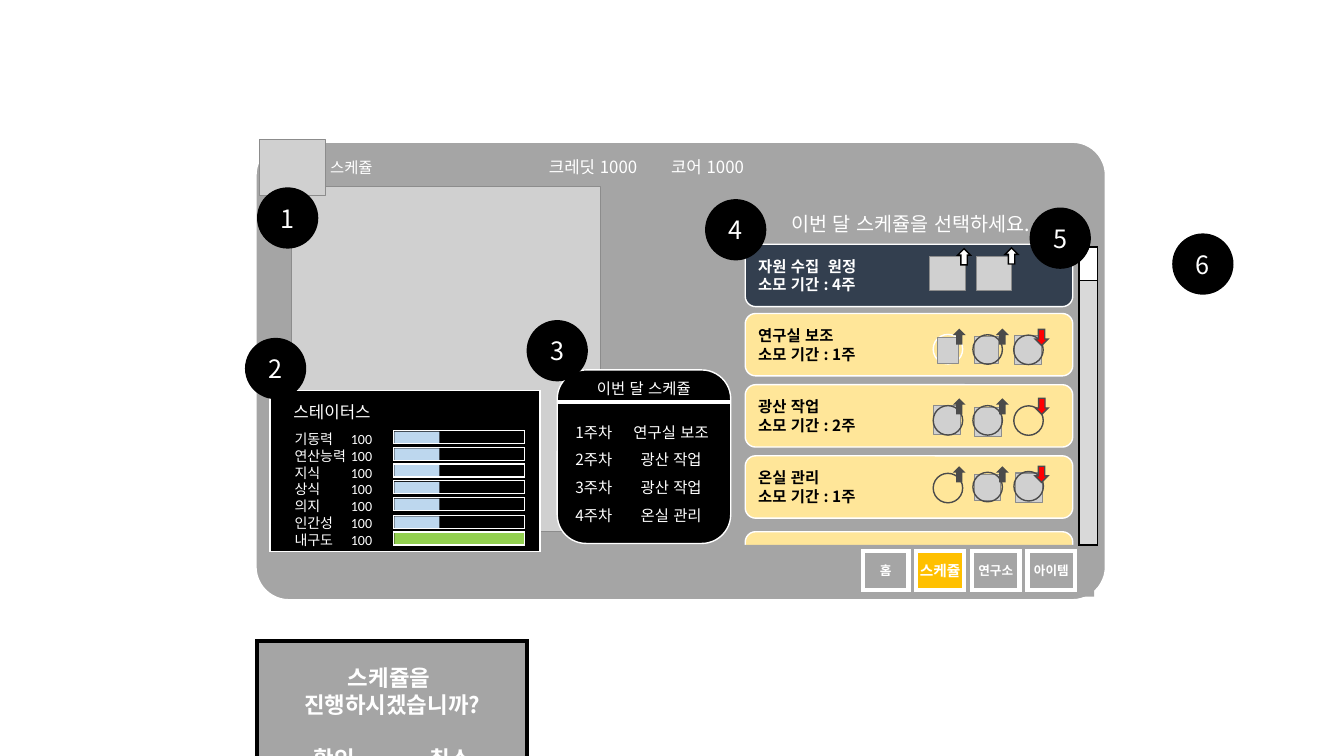
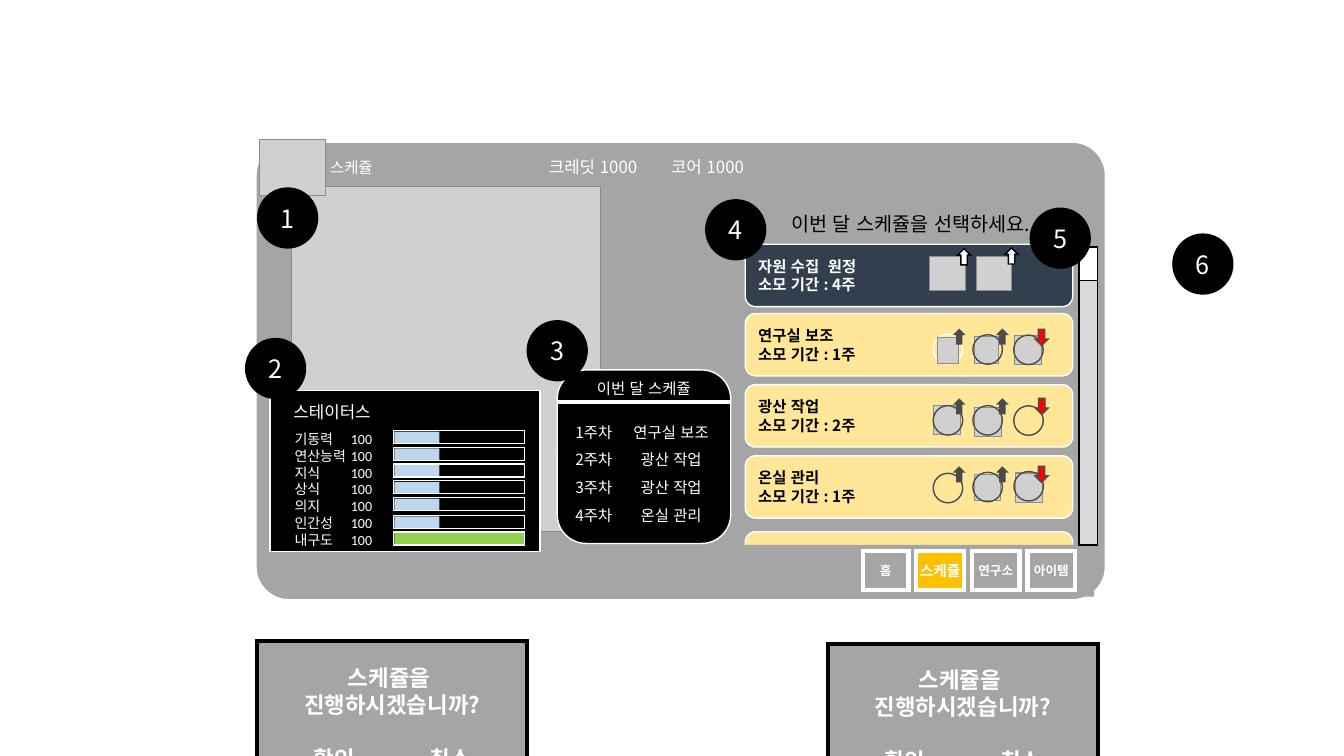
Before and after one commit to kalmmis/AndroidMaker, a slide deck: slide 3 of AndroidMaker UI 구성 참조문서.pptx. Drawn at 1344x756 pixels with LibreOffice and Linux fonts; fonts in the diff are those of the drawing; grey boxes stand for pictures; background and template pictures are left out. Boxes give left, top, right and bottom in pixels: in the first picture for what was removed or moved away, otherwise in the second. Text is boxed around its words. In the diff, an @@ line names an element or a change of style, - is before the commit and + after.

Commit message:
dev: 20210507
스케쥴 쪽 기획서 대로 레이아웃 잡음

```diff
--- a/AndroidMaker UI 구성 참조문서.pptx
+++ b/AndroidMaker UI 구성 참조문서.pptx
@@ text "이번 달 스케쥴을 선택하세요." at (791, 215, 1030, 233): text colour #FFFFFF to #000000 @@
@@ rectangle added at (828, 644, 1098, 756), fill #A5A5A5, outline #000000 3 pt, 16 pt, text #FFFFFF, bold @@
+스케쥴을
+진행하시겠습니까?
+확인 취소
```
Also in this commit, not shown: 5 other slides changed, 3 slides added, 1 slide removed, 22 other files.
